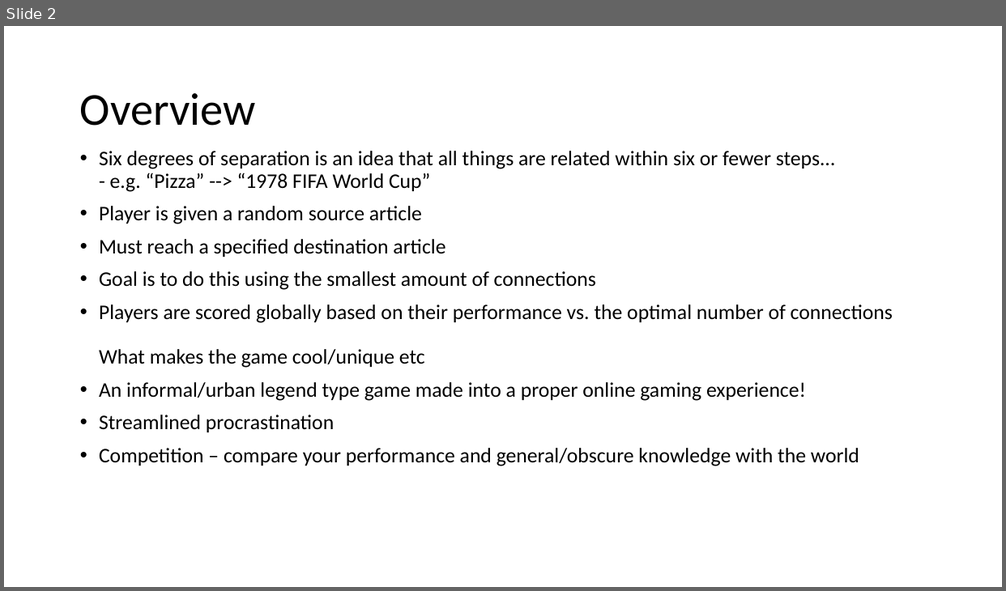
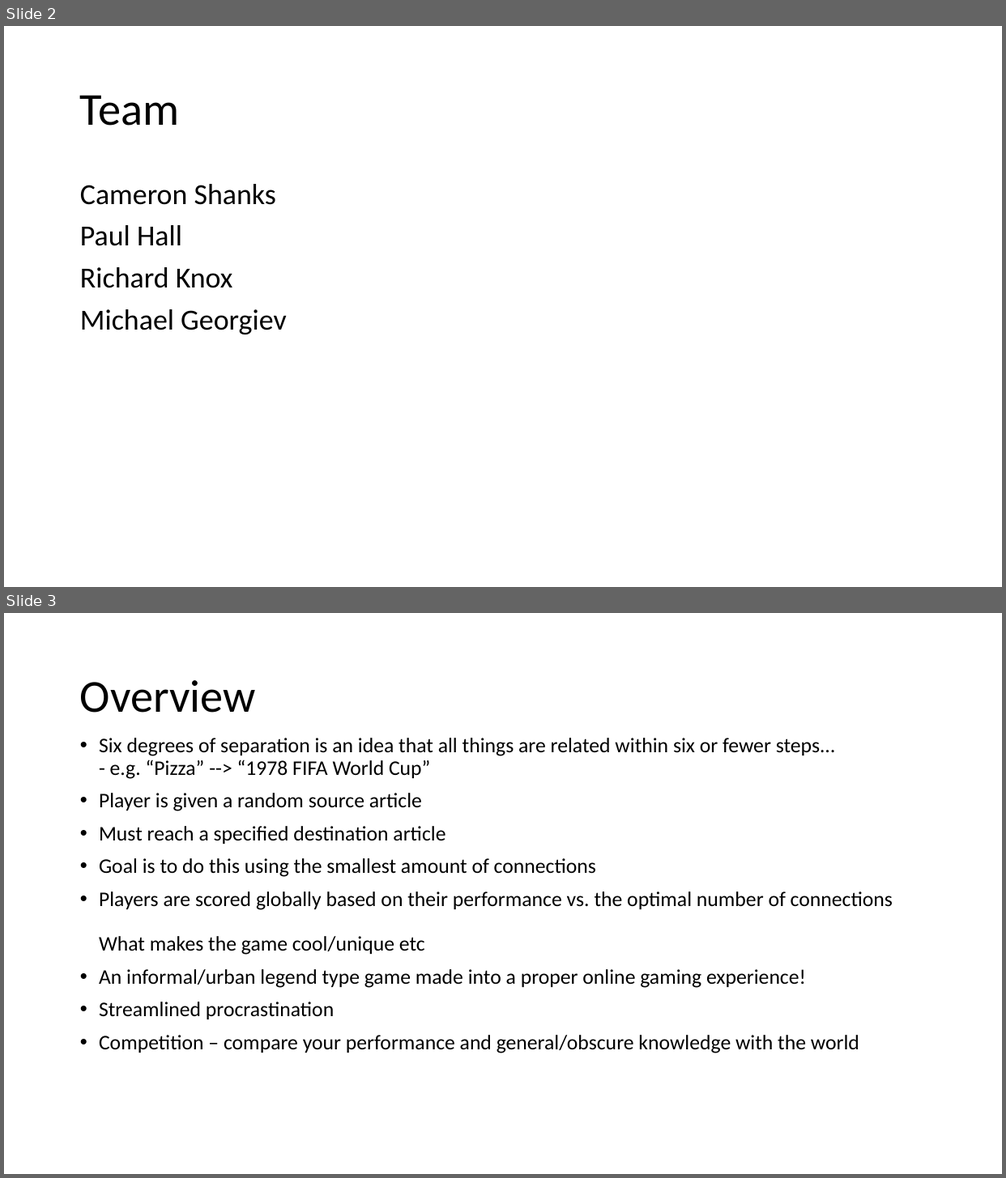
Before and after one commit to mcgeorgiev/six_degrees, a slide deck: DesignSpec.pptx. Shown one above the other, each under a label of ours: slide 2 before the commit, slides 2 and 3 after it. The pictures are 1006x591 and 1006x1178 pixels, drawn with LibreOffice and Linux fonts; fonts in the diff are those of the drawing. Boxes give left, top, right and bottom in pixels: in the first picture for what was removed or moved away, otherwise in the second. Text is boxed around its words. In the diff, an @@ line names an element or a change of style, - is before the commit and + after.

```diff
--- a/DesignSpec.pptx
+++ b/DesignSpec.pptx
@@ slide 2 added at <box>4,26,1002,587</box>, background #FFFFFF @@
@@ title added at <box>80,95,180,126</box>, 44 pt, text #000000 @@
+Team
@@ text added at <box>80,184,286,335</box>, 28 pt, text #000000 @@
+Cameron Shanks
+Paul Hall
+Richard Knox
+Michael Georgiev
@@ what was slide 2 is now slide 3 @@
```
Also in this commit, not shown: 2 slides changed, 3 other slides added.
